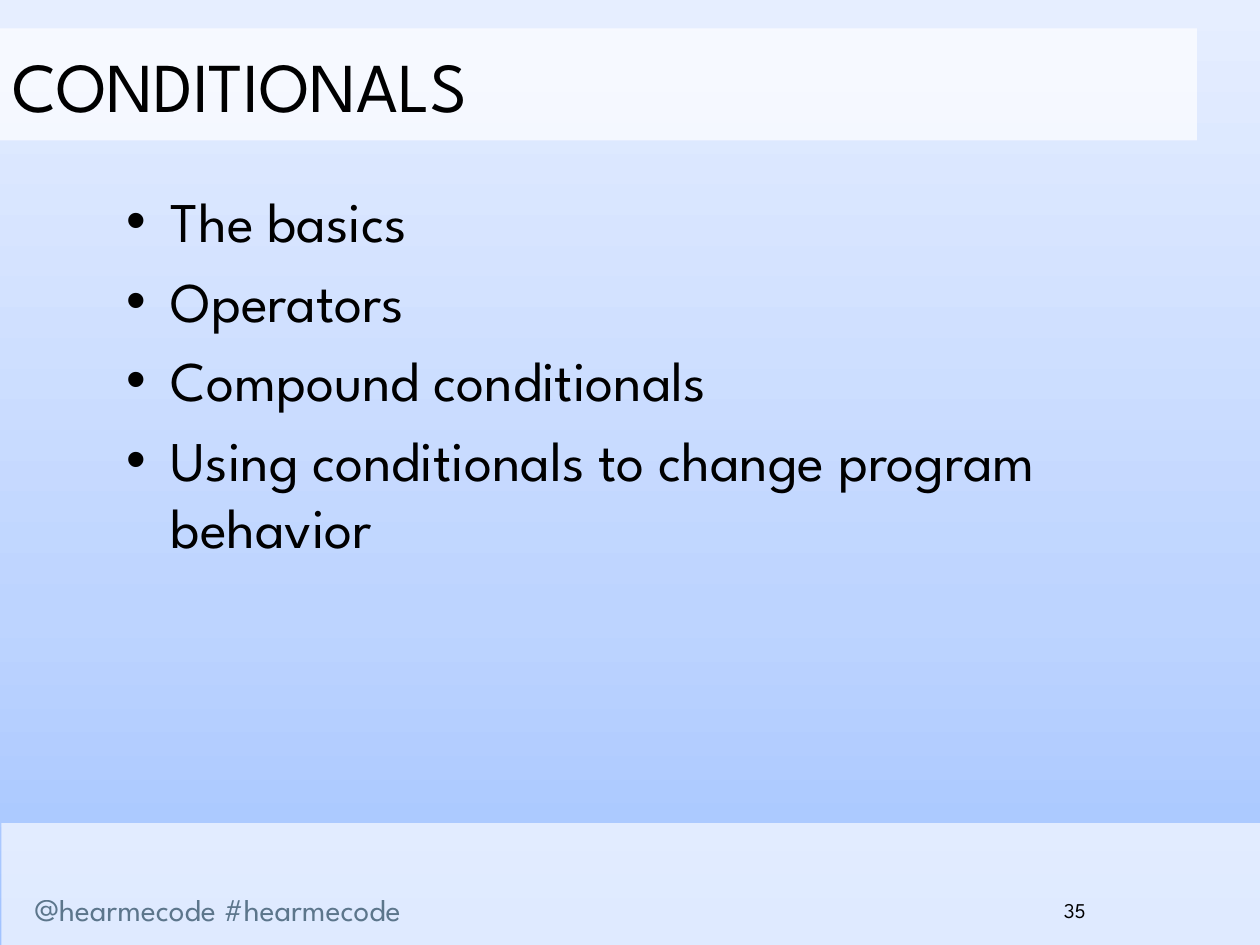
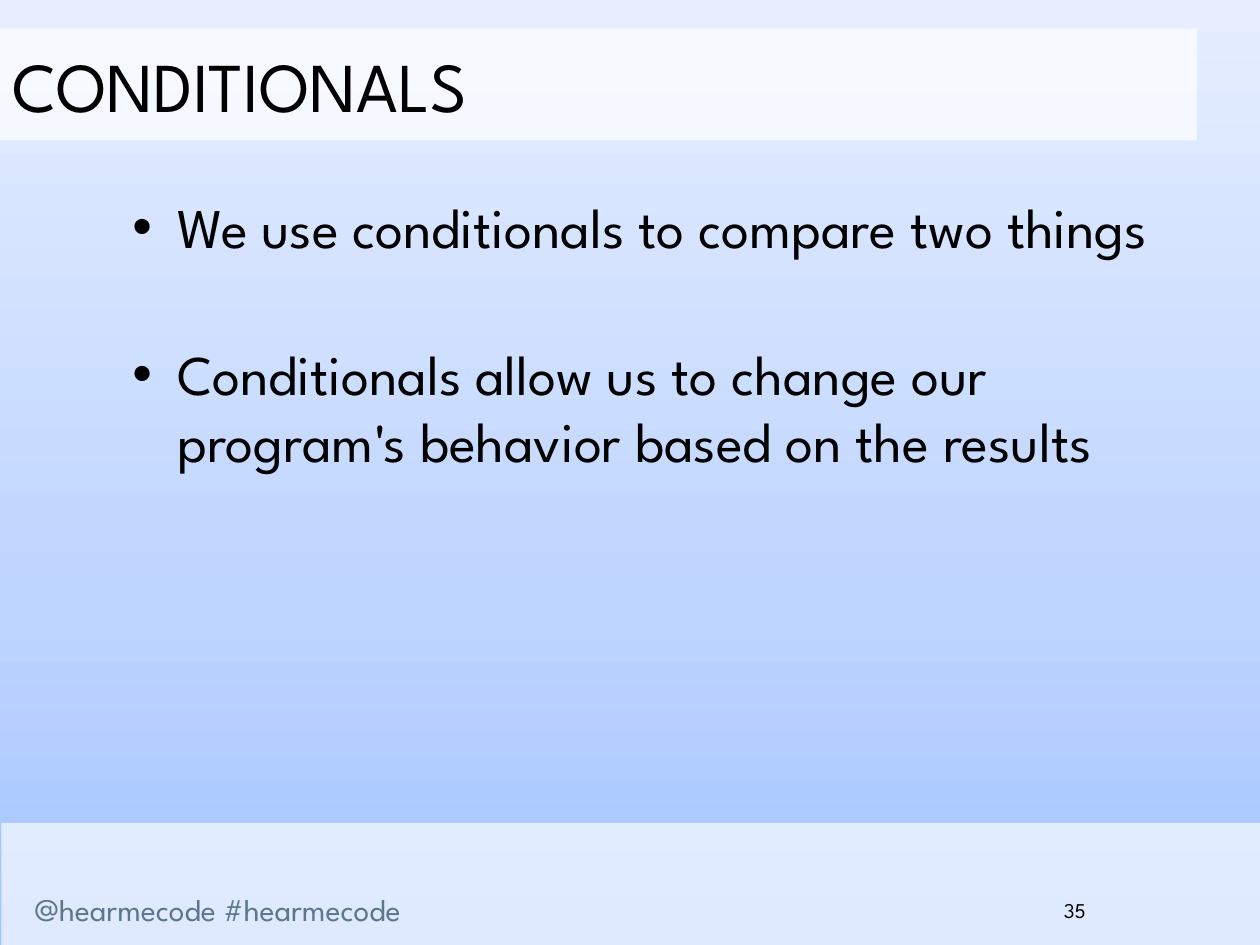
Before and after one commit to hearmecode/slides, a slide deck: slide 35 of Lesson 1/Hear Me Code - Strings and Conditionals.pptx. Drawn at 1260x945 pixels with LibreOffice and Linux fonts; fonts in the diff are those of the drawing; background and template pictures are left out. Boxes give left, top, right and bottom in pixels: in the first picture for what was removed or moved away, otherwise in the second. Text is boxed around its words. In the diff, an @@ line names an element or a change of style, - is before the commit and + after.

```diff
--- a/Lesson 1/Hear Me Code - Strings and Conditionals.pptx
+++ b/Lesson 1/Hear Me Code - Strings and Conditionals.pptx
@@ text at (177,209,1147,475): text changed @@
-  • The basics
-  • Operators
-  • Compound conditionals
-  • Using conditionals to change program behavior
+  • We use conditionals to compare two things
+  • Conditionals allow us to change our program's behavior based on the results
```
Also in this commit, not shown: 31 other slides changed, 4 slides added, 1 slide removed, 3 other files.
